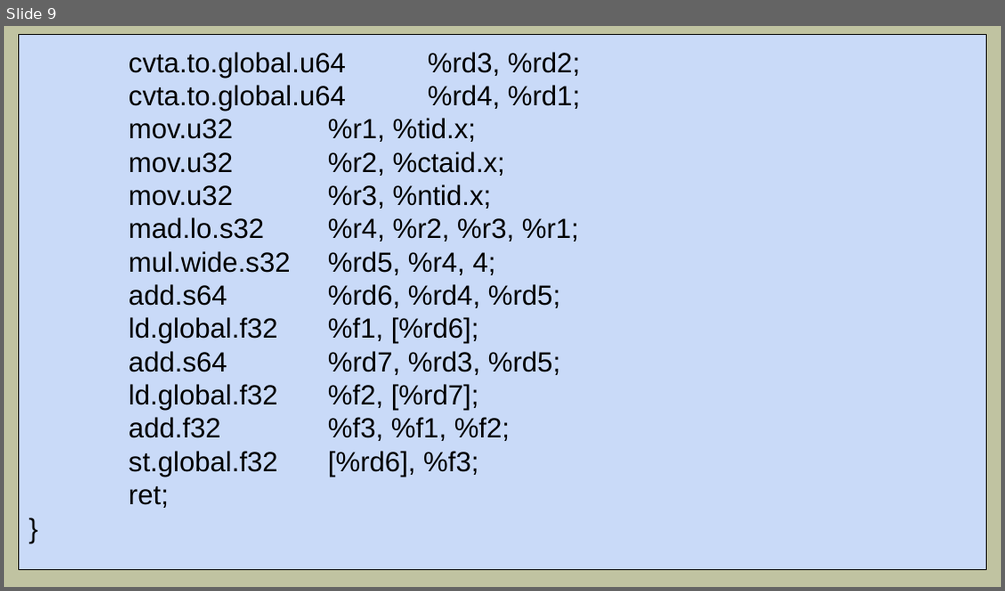
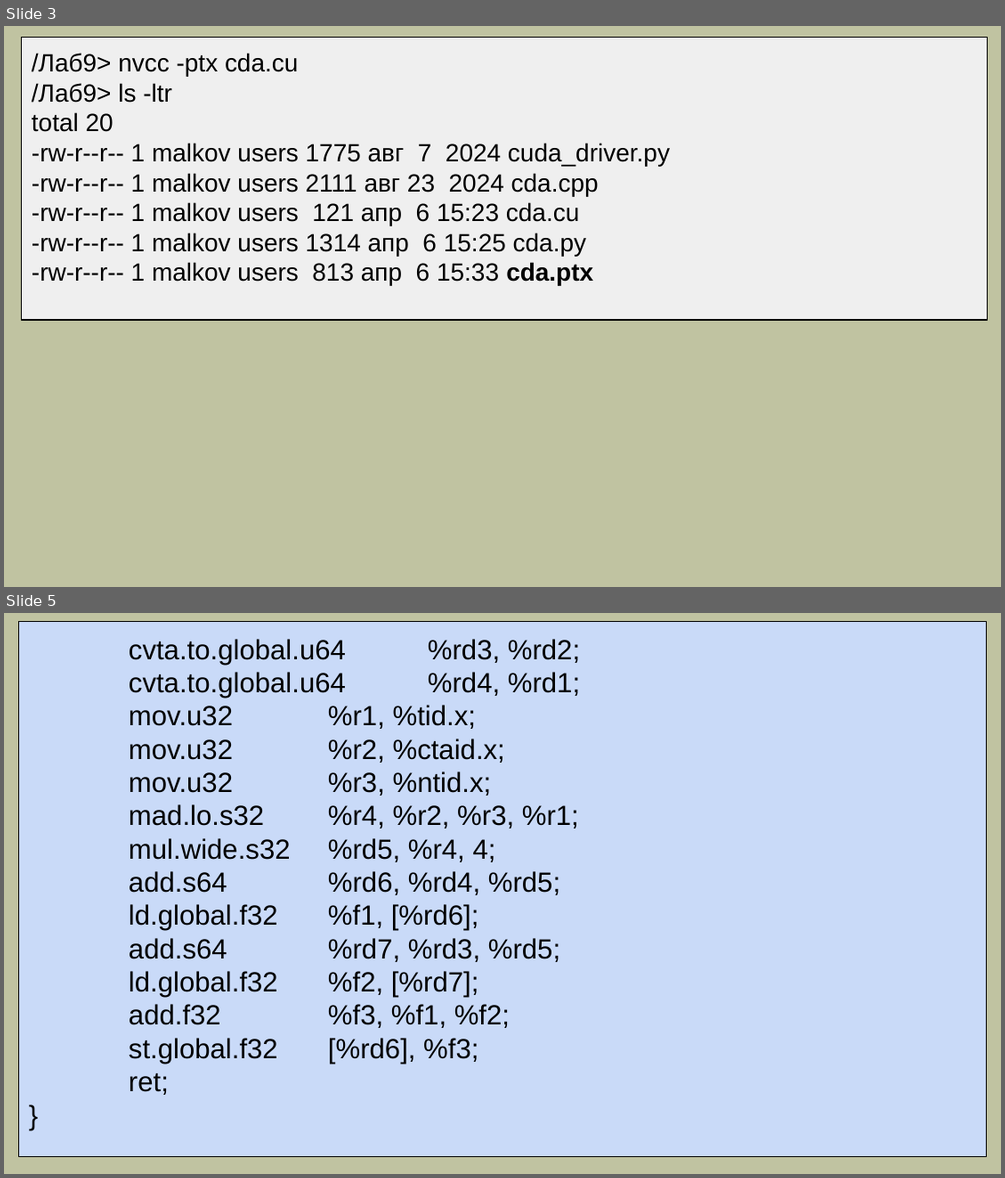
Before and after one commit to mlkv52/sibsutis_cuda_bachelors-2025, a slide deck: Лекции/pptx/Лекция9-ПГП-2025.pptx. Shown one above the other, each under a label of ours: slide 9 before the commit, slides 3 and 5 after it; the slides between them are not shown. The pictures are 1005x591 and 1005x1178 pixels, drawn with LibreOffice and Linux fonts; fonts in the diff are those of the drawing. Boxes give left, top, right and bottom in pixels: in the first picture for what was removed or moved away, otherwise in the second. Text is boxed around its words. In the diff, an @@ line names an element or a change of style, - is before the commit and + after.

```diff
--- a/Лекции/pptx/Лекция9-ПГП-2025.pptx
+++ b/Лекции/pptx/Лекция9-ПГП-2025.pptx
@@ slide 3 added at bbox=[4, 26, 1001, 587], background #C0C3A1 @@
@@ rectangle added at bbox=[22, 37, 987, 319], fill #EFEFEF, outline #000000 0.75 pt, 18 pt, text #000000 @@
+/Лаб9> nvcc -ptx cda.cu
+/Лаб9> ls -ltr
+total 20
+-rw-r--r-- 1 malkov users 1775 авг 7 2024 cuda_driver.py
+-rw-r--r-- 1 malkov users 2111 авг 23 2024 cda.cpp
+-rw-r--r-- 1 malkov users 121 апр 6 15:23 cda.cu
+-rw-r--r-- 1 malkov users 1314 апр 6 15:25 cda.py
+-rw-r--r-- 1 malkov users 813 апр 6 15:33 cda.ptx
@@ what was slide 9 is now slide 5 @@
```
Also in this commit, not shown: 4 slides changed, 9 other slides added, 2 slides removed.
